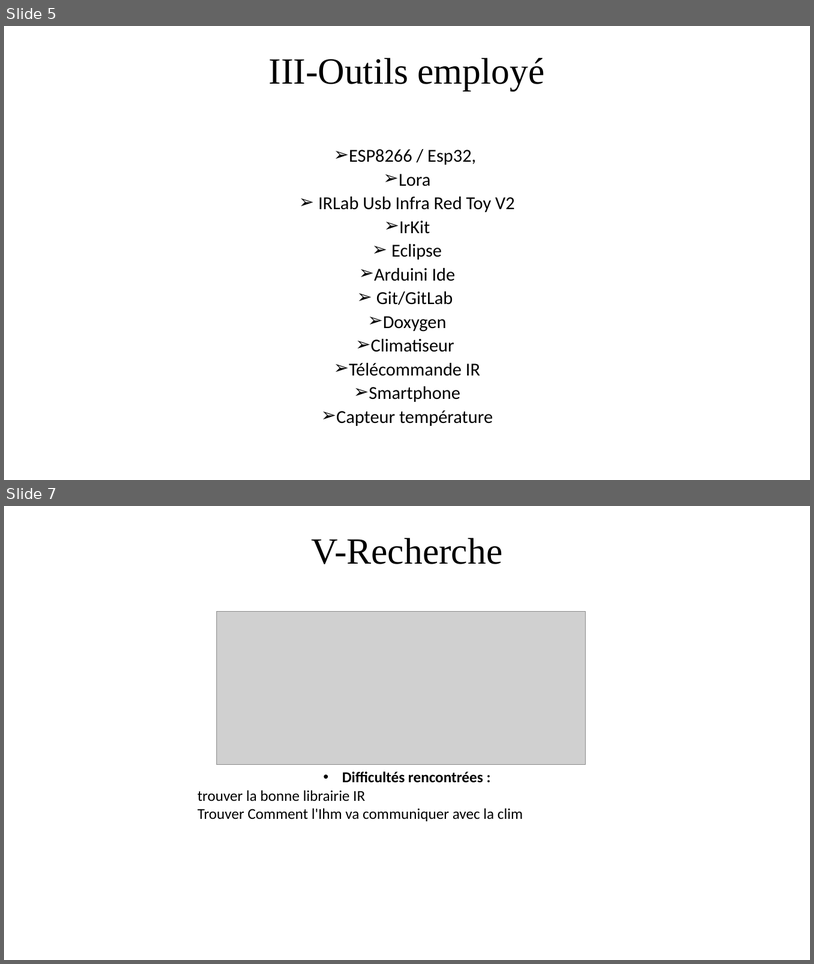
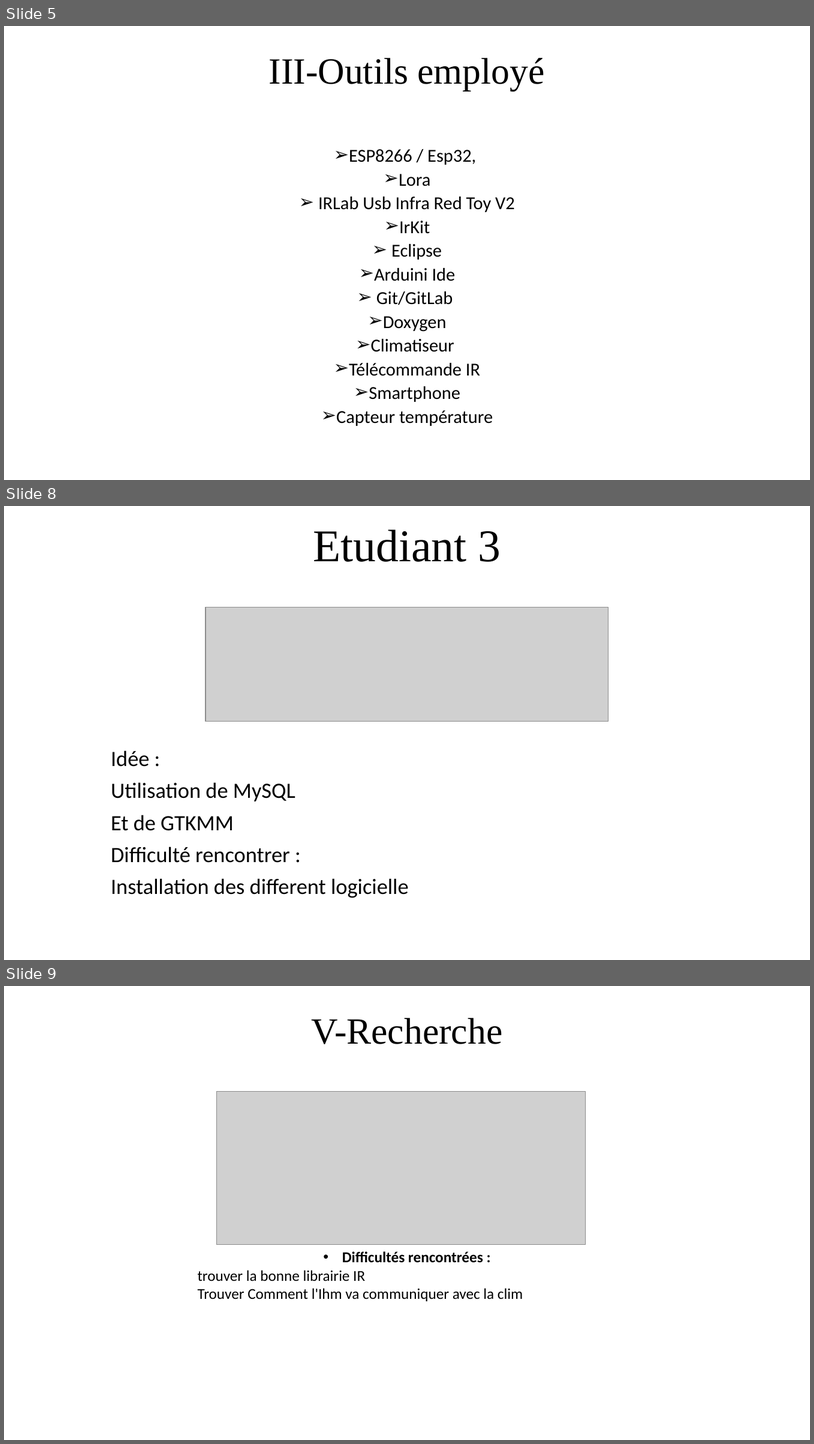
Before and after one commit to BtsSnirGpe/2020csg1, a slide deck: e1/doc/2020_csg1-cdc-E1-rev-1.pptx. Shown one above the other, each under a label of ours: slides 5 and 7 before the commit, slides 5, 8 and 9 after it; the slides between them are not shown. The pictures are 814x964 and 814x1444 pixels, drawn with LibreOffice and Linux fonts; fonts in the diff are those of the drawing; grey boxes stand for pictures. Boxes give left, top, right and bottom in pixels: in the first picture for what was removed or moved away, otherwise in the second. Text is boxed around its words. In the diff, an @@ line names an element or a change of style, - is before the commit and + after.

```diff
--- a/e1/doc/2020_csg1-cdc-E1-rev-1.pptx
+++ b/e1/doc/2020_csg1-cdc-E1-rev-1.pptx
@@ slide 8 added at (4,506,810,960), background #FFFFFF @@
@@ title added at (314,529,501,562), 54 pt, text #000000 @@
+Etudiant 3
@@ picture added at (206,607,609,722) @@
@@ subtitle added at (111,750,409,898), 26 pt, text #000000 @@
+Idée :
+Utilisation de MySQL
+Et de GTKMM
+Difficulté rencontrer :
+Installation des different logicielle
@@ what was slide 7 is now slide 9 @@
```
Also in this commit, not shown: 2 slides changed, 1 other slide added.
